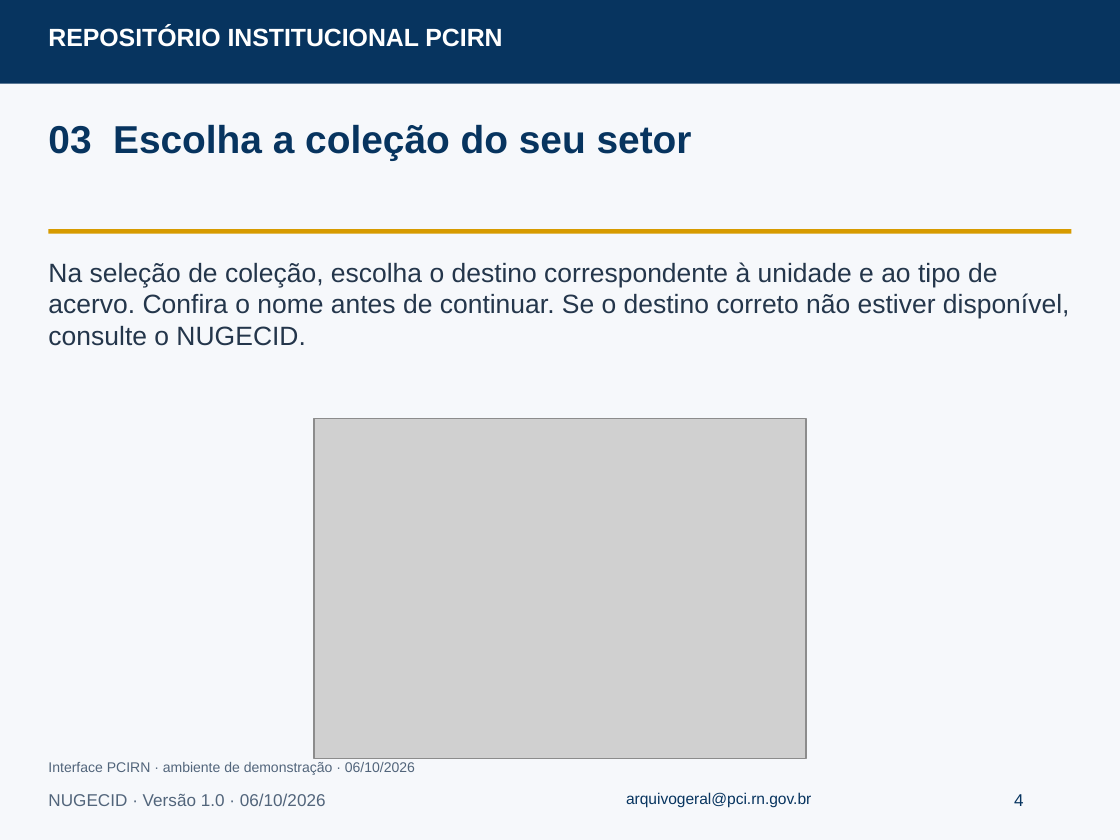
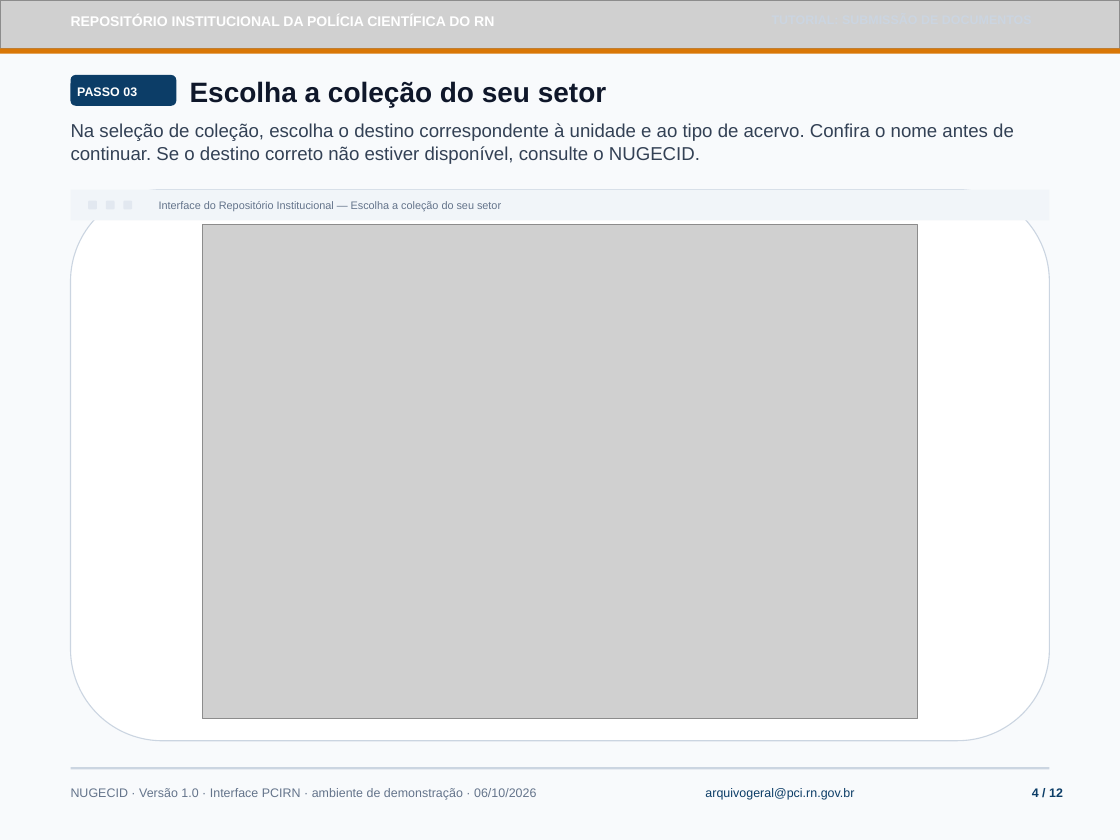
Before and after one commit to kevintestegit/dspace-pcirn, a slide deck: slide 4 of docs/tutoriais/submissao.odp. Drawn at 1120x840 pixels with LibreOffice and Linux fonts; fonts in the diff are those of the drawing; grey boxes stand for pictures. Boxes give left, top, right and bottom in pixels: in the first picture for what was removed or moved away, otherwise in the second. Text is boxed around its words. In the diff, an @@ line names an element or a change of style, - is before the commit and + after.

Commit message:
feat(tutoriais): redesign tutorial presentations with official PCIRN visual kit
- Apply official PCIRN visual identity (textured header, coat of arms, gold micro-strip)
- Redesign cover slides, step indicator badges, and 3-stage governance flow
- Replace partial home crop with full homepage capture and search highlight
- Add adaptive viewport framing with operational guidance cards for narrow captures
- Regenerate all 5 tutorial ODP sources and tagged PDF documents
- Bump dspace-angular submodule with updated catalog and exported PDFs

```diff
--- a/docs/tutoriais/submissao.odp
+++ b/docs/tutoriais/submissao.odp
@@ rectangle at (0,0,1120,840): fill #F6F8FB to #F8FAFC @@
@@ picture added at (0,0,1120,48) @@
@@ text removed at (48,26,502,47) @@
-REPOSITÓRIO INSTITUCIONAL PCIRN
@@ text added at (71,17,494,26), 9 pt, text #FFFFFF, bold @@
+REPOSITÓRIO INSTITUCIONAL DA POLÍCIA CIENTÍFICA DO RN
@@ rectangle: place and size @@
-rectangle at (0,0,1120,84)
+rectangle at (0,48,1120,54)
@@ rectangle at (0,48,1120,54): fill #07345F to #D97706 @@
@@ rounded rectangle added at (71,75,176,106), fill #0C3D67 @@
@@ text added at (77,87,137,96), 8 pt, text #FFFFFF, bold @@
+PASSO 03
@@ text at (190,81,606,108): text changed; size 25 to 18 pt; text colour #07345F to #0F172A @@
-03 Escolha a coleção do seu setor
+Escolha a coleção do seu setor
@@ text "Na seleção de coleção, escolha ...": place and size @@
-text "Na seleção de coleção, escolha ..." at (48,262,1070,346)
+text "Na seleção de coleção, escolha ..." at (71,123,1014,164)
@@ text "Na seleção de coleção, escolha ..." at (71,123,1014,164): size 17 to 12 pt, text colour #24364B to #334155 @@
@@ rectangle: place and size @@
-rectangle at (48,230,1071,234)
+rectangle at (71,189,1049,221)
@@ rectangle at (71,189,1049,221): fill #D79B00 to #F1F5F9 @@
@@ rounded rectangle added at (71,189,1049,740), fill #FFFFFF, outline #CBD5E1 0.71 pt @@
@@ rounded rectangle added at (88,200,97,209), fill #E2E8F0 @@
@@ rounded rectangle added at (105,200,114,209), fill #E2E8F0 @@
@@ rounded rectangle added at (123,200,132,209), fill #E2E8F0 @@
@@ text added at (159,201,501,211), 7 pt, text #64748B @@
+Interface do Repositório Institucional — Escolha a coleção do seu setor
@@ picture: place and size @@
-picture at (314,419,805,758)
+picture at (202,225,917,719)
@@ text removed at (48,762,415,775) @@
-Interface PCIRN · ambiente de demonstração · 06/10/2026
@@ rectangle added at (71,767,1049,769), fill #CBD5E1 @@
@@ text at (71,788,536,800): text changed; size 11 to 8 pt; text colour #52657B to #64748B @@
-NUGECID · Versão 1.0 · 06/10/2026
+NUGECID · Versão 1.0 · Interface PCIRN · ambiente de demonstração · 06/10/2026
@@ text "arquivogeral@pci.rn.gov.br": place and size @@
-text "arquivogeral@pci.rn.gov.br" at (626,792,811,808)
+text "arquivogeral@pci.rn.gov.br" at (705,788,854,800)
@@ text "arquivogeral@pci.rn.gov.br" at (705,788,854,800): size 10 to 8 pt, text colour #07345F to #0C3D67 @@
@@ text at (1032,788,1063,797): text changed; size 11 to 8 pt; text colour #07345F to #0C3D67; bold on @@
-4
+4 / 12
```
Also in this commit, not shown: 11 other slides changed, 12 other files.
